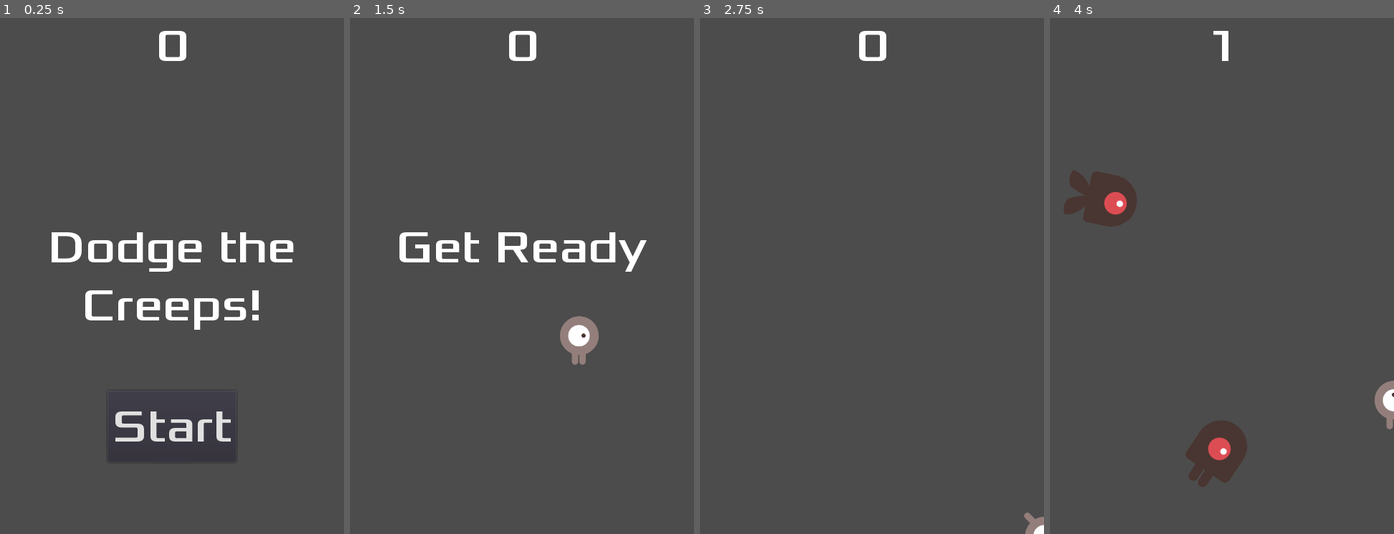
Above: before the commit, frames 1-4 (left to right).
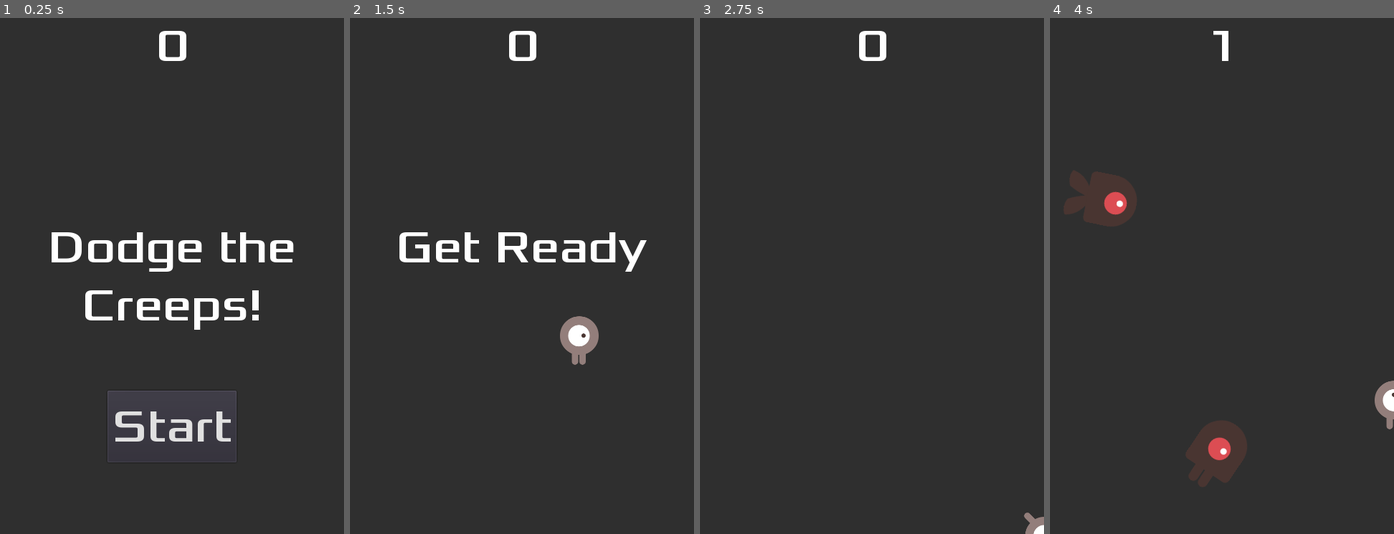
Above: after the commit, the same moments.

Repository: shonenada/learning-godot-engine
Game: Godot game, scene res://Main.tscn
The game is run twice, just before and just after one commit, with the same random seed, the same clock (stepped at 60 frames per second) and the same inputs. The project has no main scene, so this scene is started directly.
Inputs:
- Up to frame 1 (0.25 s): no input
- Up to frame 2 (1.5 s): click "Start" at 0.5 s; tap Enter at 1.25 s; hold Right (move_right) from 1.28 s (still down)
- Up to frame 3 (2.75 s): release Right (move_right) at 2.03 s; hold Down (move_down) from 2.03 s (still down)
- Up to frame 4 (4 s): release Down (move_down) at 2.78 s; hold Right (move_right) 2.78-3.53 s; hold Up (move_up) from 3.53 s (still down)

The runs differ from the first frame. In frame 1, 91% of the frame differs, in the area x 0-100%, y 0-100%; in frame 2, 97%; in frame 3, 100%; in frame 4, 96%.

Commit message:
feat: Add sound

Diff:
--- a/demo_2d/Main.gd
+++ b/demo_2d/Main.gd
@@ -10,9 +10,11 @@
 
 
 func game_over():
+	$DeathSound.play()
 	$ScoreTimer.stop()
 	$MobTimer.stop()
 	$HUD.show_game_over()
+	$Music.stop()
 
 
 func new_game():
@@ -22,6 +24,7 @@
 	$StartTimer.start()
 	$HUD.update_score(score)
 	$HUD.show_message("Get Ready", true)
+	$Music.play()
 
 
 func _on_ScoreTimer_timeout():
--- a/demo_2d/Main.tscn
+++ b/demo_2d/Main.tscn
@@ -1,9 +1,11 @@
-[gd_scene load_steps=6 format=2]
+[gd_scene load_steps=8 format=2]
 
 [ext_resource path="res://Main.gd" type="Script" id=1]
 [ext_resource path="res://Mob.tscn" type="PackedScene" id=2]
 [ext_resource path="res://Player.tscn" type="PackedScene" id=3]
 [ext_resource path="res://HUD.tscn" type="PackedScene" id=4]
+[ext_resource path="res://assets/art/House In a Forest Loop.ogg" type="AudioStream" id=5]
+[ext_resource path="res://assets/art/gameover.wav" type="AudioStream" id=6]
 
 [sub_resource type="Curve2D" id=1]
 _data = {
@@ -13,6 +15,11 @@
 [node name="Main" type="Node"]
 script = ExtResource( 1 )
 mob_scene = ExtResource( 2 )
+
+[node name="ColorRect" type="ColorRect" parent="."]
+anchor_right = 1.0
+anchor_bottom = 1.0
+color = Color( 0.188235, 0.188235, 0.188235, 1 )
 
 [node name="Player" parent="." instance=ExtResource( 3 )]
 
@@ -37,6 +44,12 @@
 position = Vector2( -1, 2 )
 rotation = 0.00415798
 
+[node name="Music" type="AudioStreamPlayer" parent="."]
+stream = ExtResource( 5 )
+
+[node name="DeathSound" type="AudioStreamPlayer" parent="."]
+stream = ExtResource( 6 )
+
 [connection signal="hit" from="Player" to="." method="game_over"]
 [connection signal="start_game" from="HUD" to="." method="new_game"]
 [connection signal="timeout" from="MobTimer" to="." method="_on_MobTimer_timeout"]
